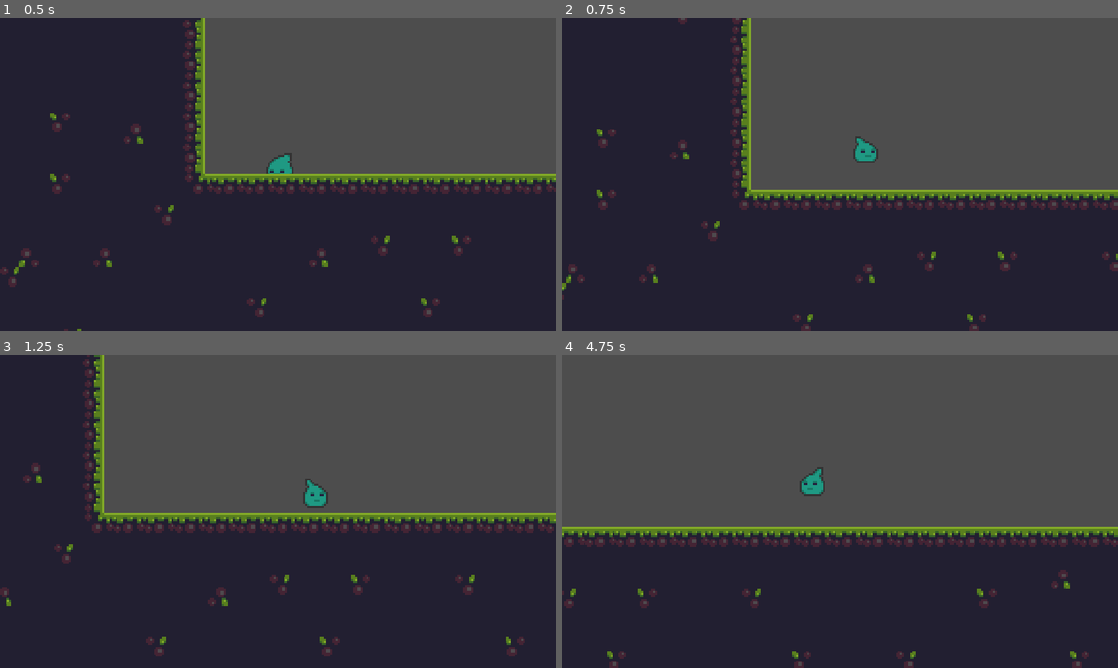
Above: before the commit, frames 1-4 (two rows, left to right).
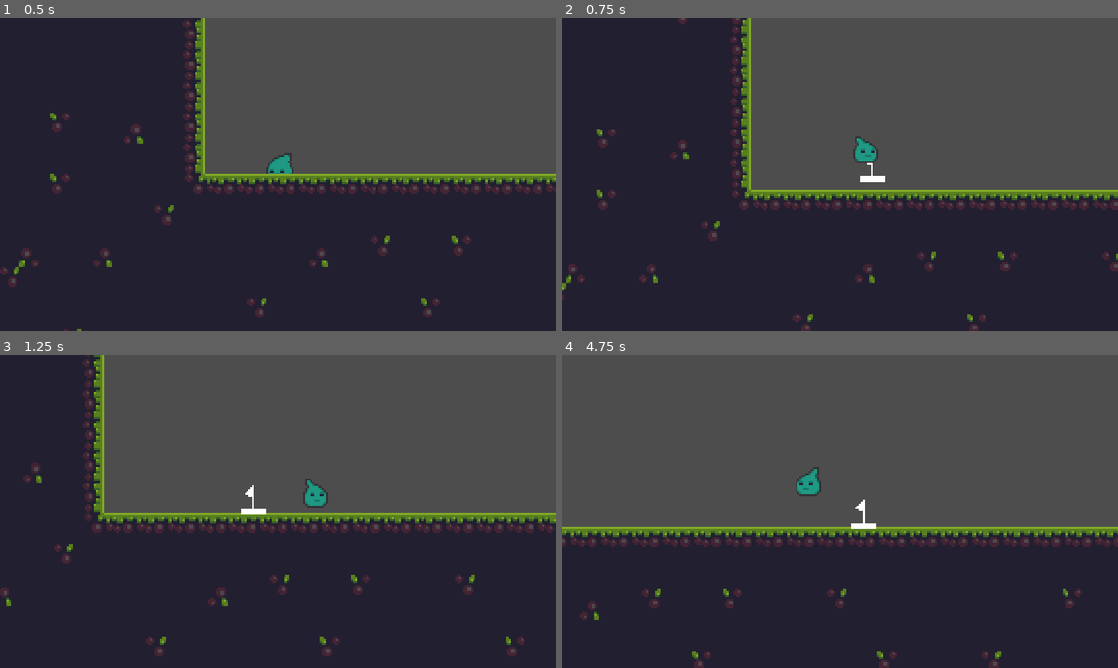
Above: after the commit, the same moments.

Repository: whatEclipse/REsurgence-THrow
Game: Godot game, scene res://scenes/level_1.tscn
Same seed, same stepped clock (60 frames per second), same inputs: the game is played once before the commit and once after it. This scene is started directly instead of the project's main scene.
Inputs (mouse positions are in pixels of both pictures, inside the frame that each line leads up to):
- Up to frame 1 (0.5 s): no input
- Up to frame 2 (0.75 s): tap Enter (ui_accept) at 0.5 s; move the mouse to (962, 158) at 0.52 s; hold D (right) from 0.53 s (still down); click (962, 158) at 0.67 s
- Up to frame 3 (1.25 s): keep holding D (right); tap Enter (ui_accept) at 0.77 s
- Up to frame 4 (4.75 s): move the mouse to (728, 527) at 1.27 s; click (728, 527) at 1.42 s; tap Enter (ui_accept) at 1.52, 3.02, 3.77, 4.52 s; move the mouse to (895, 442) at 2.02 s; release D (right) at 2.03 s; hold A (left) 2.03-2.78 s; click (895, 442) at 2.17 s; move the mouse to (812, 574) at 2.77 s; hold D (right) 2.78-4.28 s; click (812, 574) at 2.92 s; move the mouse to (1006, 558) at 3.52 s; click (1006, 558) at 3.67 s; tap R (respawn, bound only after the commit) at 4.15 s; move the mouse to (673, 464) at 4.27 s; hold A (left) from 4.28 s (still down); click (673, 464) at 4.42 s

Frame 1 is identical in both runs. In frame 2, 0.1% of the frame differs, in the area x 53-59%, y 46-53%; in frame 3, 0.1%; in frame 4, 5.0%, in the area x 0-100%, y 35-100%.

Commit message:
added respawn logic

Diff:
--- a/project.godot
+++ b/project.godot
@@ -25,6 +25,10 @@
 window/stretch/mode="canvas_items"
 window/stretch/aspect="expand"
 
+[global_group]
+
+player=""
+
 [input]
 
 left={
@@ -39,6 +43,11 @@
 , Object(InputEventKey,"resource_local_to_scene":false,"resource_name":"","device":-1,"window_id":0,"alt_pressed":false …(186 unchanged characters)…
 ]
 }
+respawn={
+"deadzone": 0.2,
+"events": [Object(InputEventKey,"resource_local_to_scene":false,"resource_name":"","device":-1,"window_id":0,"alt_pressed":false,"shift_pressed":false,"ctrl_pressed":false,"meta_pressed":false,"pressed":false,"keycode":0,"physical_keycode":82,"key_label":0,"unicode":114,"location":0,"echo":false,"script":null)
+]
+}
 
 [physics]
 
--- a/scenes/enemy.tscn
+++ b/scenes/enemy.tscn
@@ -1,6 +1,6 @@
 [gd_scene format=3 uid="uid://cremjwkeoeldt"]
 
-[ext_resource type="Script" uid="uid://dqsu8fulbmwgf" path="res://scenes/enemy.gd" id="1_4ra3w"]
+[ext_resource type="Script" uid="uid://dqsu8fulbmwgf" path="res://scripts/enemy.gd" id="1_4ra3w"]
 [ext_resource type="Texture2D" uid="uid://dyq851o6wka3l" path="res://assets/mushroom/mushroom_walk_anim_strip_8.png" id="1_7p1mj"]
 [ext_resource type="PackedScene" uid="uid://bues4n1ohyg7a" path="res://scenes/killzone.tscn" id="3_5uy6h"]
 
--- a/scenes/music_manager.tscn
+++ b/scenes/music_manager.tscn
@@ -5,4 +5,3 @@
 [node name="MusicManager" type="AudioStreamPlayer" unique_id=831728325]
 stream = ExtResource("1_tn5dr")
 volume_db = 5.405
-autoplay = true
--- a/scenes/player.tscn
+++ b/scenes/player.tscn
@@ -287,7 +287,8 @@
 "speed": 16.0
 }]
 
-[node name="Player" type="CharacterBody2D" unique_id=397778607]
+[node name="Player" type="CharacterBody2D" unique_id=397778607 groups=["player"]]
+z_index = 3
 collision_layer = 2
 script = ExtResource("1_mitmf")
 
--- a/scenes/spawn_point.tscn
+++ b/scenes/spawn_point.tscn
@@ -6,14 +6,13 @@
 [sub_resource type="RectangleShape2D" id="RectangleShape2D_m6kdp"]
 size = Vector2(13, 15)
 
-[node name="SpawnPoint" type="Node2D" unique_id=1508777403]
+[node name="SpawnPoint" type="RigidBody2D" unique_id=1279413989]
+collision_layer = 4
 script = ExtResource("1_c3ytd")
 
 [node name="Sprite2D" type="Sprite2D" parent="." unique_id=122332846]
 texture = ExtResource("1_ebynj")
 
-[node name="RigidBody2D" type="RigidBody2D" parent="." unique_id=1182029718]
-
-[node name="CollisionShape2D" type="CollisionShape2D" parent="RigidBody2D" unique_id=1834039832]
+[node name="CollisionShape2D" type="CollisionShape2D" parent="." unique_id=1834039832]
 position = Vector2(0.5, 0.5)
 shape = SubResource("RectangleShape2D_m6kdp")
--- /dev/null
+++ b/scripts/mainmenu.gd
@@ -0,0 +1,11 @@
+extends Node2D
+
+
+# Called when the node enters the scene tree for the first time.
+func _ready() -> void:
+	pass # Replace with function body.
+
+
+# Called every frame. 'delta' is the elapsed time since the previous frame.
+func _process(delta: float) -> void:
+	pass
--- a/scripts/spawn_manager.gd
+++ b/scripts/spawn_manager.gd
@@ -1,6 +1,6 @@
 extends Node
 
-const SPAWN_POINT_SCENE = preload("res://scenes/game.tscn")
+const SPAWN_POINT_SCENE = preload("res://scenes/spawn_point.tscn")
 const MIN_SPEED = 200.0
 const MAX_SPEED = 1000.0
 const SPEED_PER_PIXEL = 3.0
@@ -9,8 +9,10 @@
 
 
 func _unhandled_input(event: InputEvent) -> void:
+	if event.is_action_pressed("respawn"):
+		_respawn_player()
+		return
 	if event is InputEventMouseButton and event.pressed and event.button_index == MOUSE_BUTTON_LEFT:
-		print("click received")
 		var scene := get_tree().current_scene
 		if scene == null or scene.scene_file_path == "res://scenes/game.tscn":
 			print("blocked: wrong scene")
@@ -20,16 +22,30 @@
 		if player == null:
 			print("blocked: no node in 'player' group")
 			return
-		print("throwing")
-		return
 
 		if is_instance_valid(current_flag):
 			current_flag.queue_free()
 
-		current_flag = SPAWN_POINT_SCENE.instantiate()
+		var flag := SPAWN_POINT_SCENE.instantiate()
+		if not flag is RigidBody2D:
+			push_error("spawn_point.tscn root is not a RigidBody2D")
+			flag.queue_free()
+			return
+
+		current_flag = flag
 		scene.add_child(current_flag)
 		current_flag.global_position = player.global_position
 
 		var to_mouse := player.get_global_mouse_position() - player.global_position
 		var speed := clampf(to_mouse.length() * SPEED_PER_PIXEL, MIN_SPEED, MAX_SPEED)
 		current_flag.linear_velocity = to_mouse.normalized() * speed
+func _respawn_player() -> void:
+	if not is_instance_valid(current_flag):
+		return
+
+	var player := get_tree().get_first_node_in_group("player") as CharacterBody2D
+	if player == null:
+		return
+
+	player.global_position = current_flag.global_position - Vector2(0, -8)
+	player.velocity = Vector2.ZERO
Renamed: scenes/enemy.gd -> scripts/enemy.gd
Renamed: scenes/enemy.gd.uid -> scripts/enemy.gd.uid
Not shown, added: scripts/mainmenu.gd.uid
